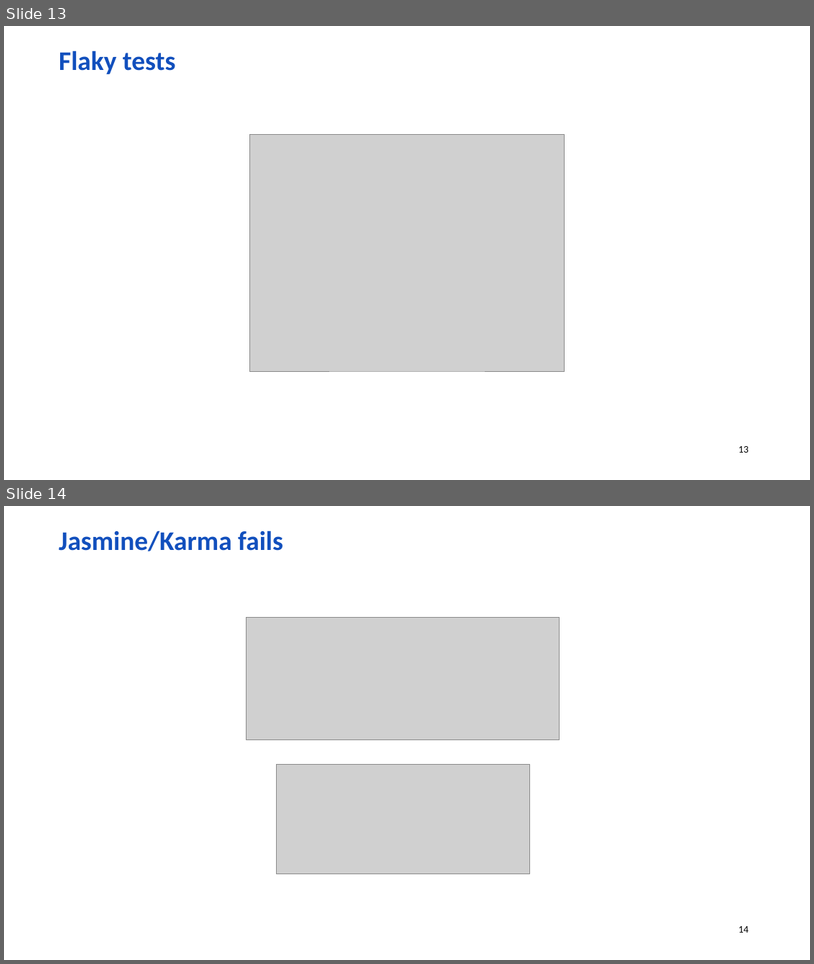
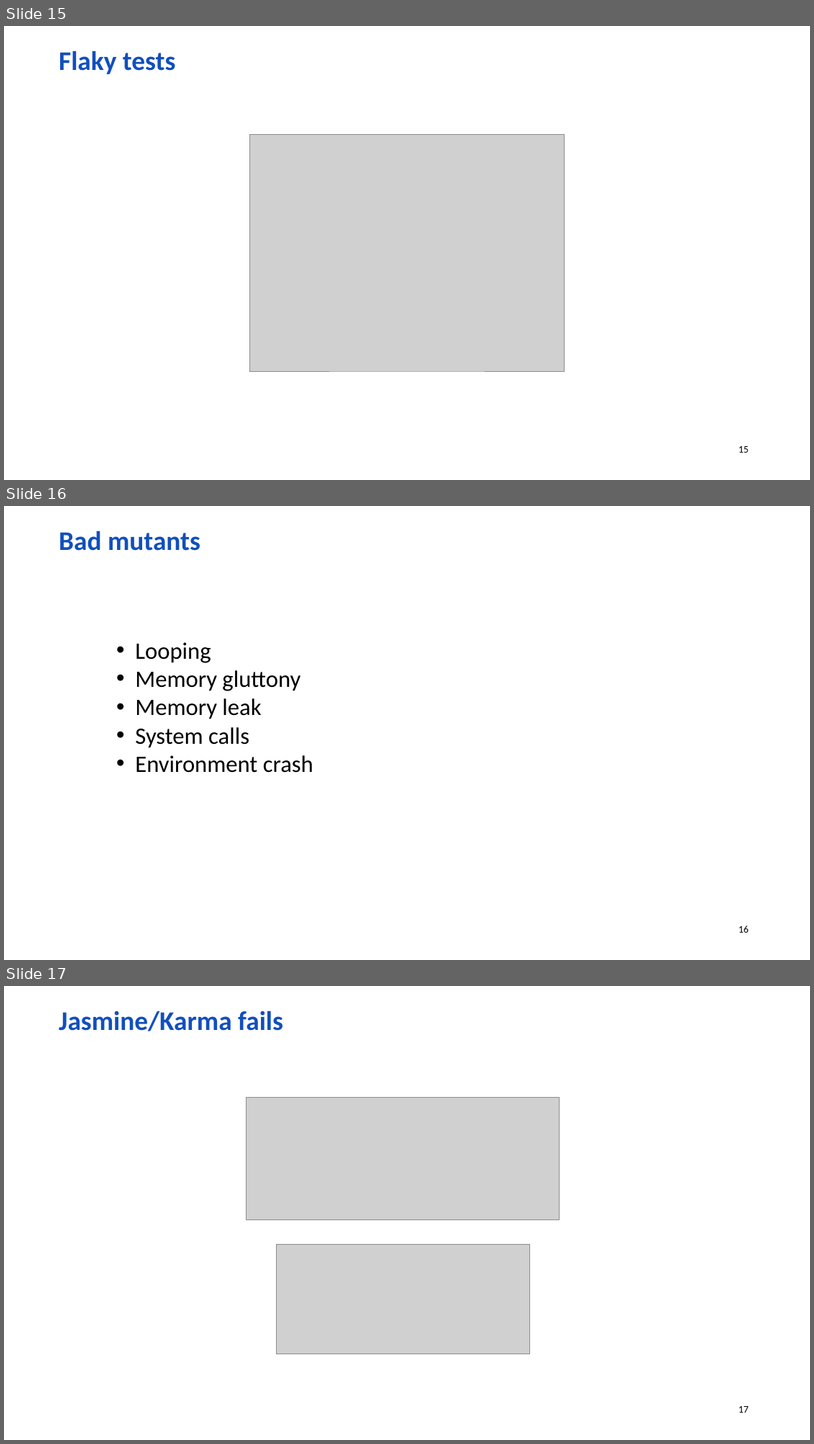
Before and after one commit to wolf-off/Stryker-demo, a slide deck: Mutation.pptx. Shown one above the other, each under a label of ours: slides 13 and 14 before the commit, slides 15, 16 and 17 after it. The pictures are 814x964 and 814x1444 pixels, drawn with LibreOffice and Linux fonts; fonts in the diff are those of the drawing; grey boxes stand for pictures; background and template pictures are left out. Boxes give left, top, right and bottom in pixels: in the first picture for what was removed or moved away, otherwise in the second. Text is boxed around its words. In the diff, an @@ line names an element or a change of style, - is before the commit and + after.

```diff
--- a/Mutation.pptx
+++ b/Mutation.pptx
@@ slide 16 added at [4,506,810,960], background picture (left out); not listed: 1 template element that a slide beside it also shows @@
@@ text added at [59,530,201,551], 32 pt, text #114FBD, bold @@
+Bad mutants
@@ text added at [135,642,314,772], 28 pt, text #000000 @@
+• Looping
+• Memory gluttony
+• Memory leak
+• System calls
+• Environment crash
@@ what was slide 13 is now slide 15 @@
@@ page number at [739,446,749,452]: text changed @@
-13
+15
@@ what was slide 14 is now slide 17 @@
@@ page number at [739,1406,749,1412]: text changed @@
-14
+17
```
Also in this commit, not shown: 11 slides changed, 4 other slides added, 1 other file.
